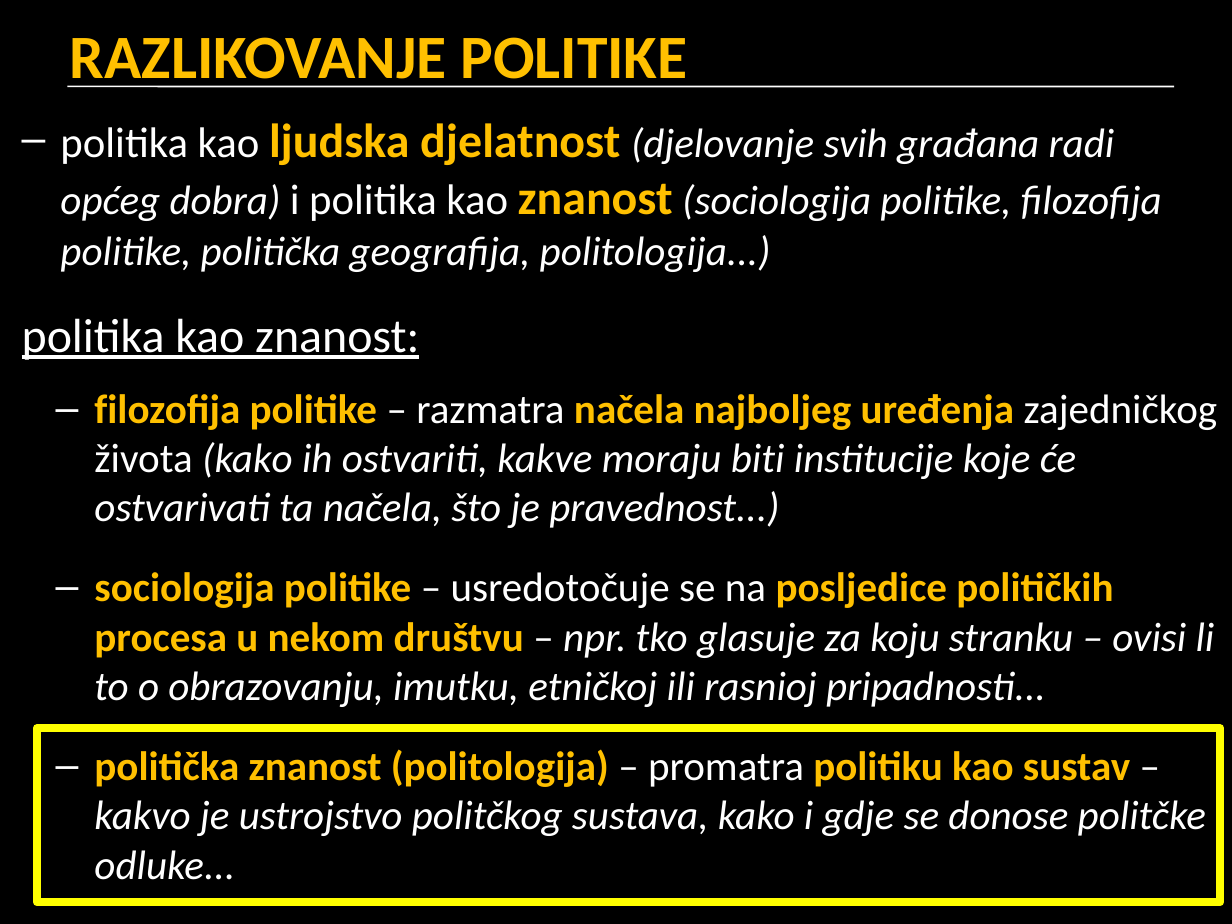
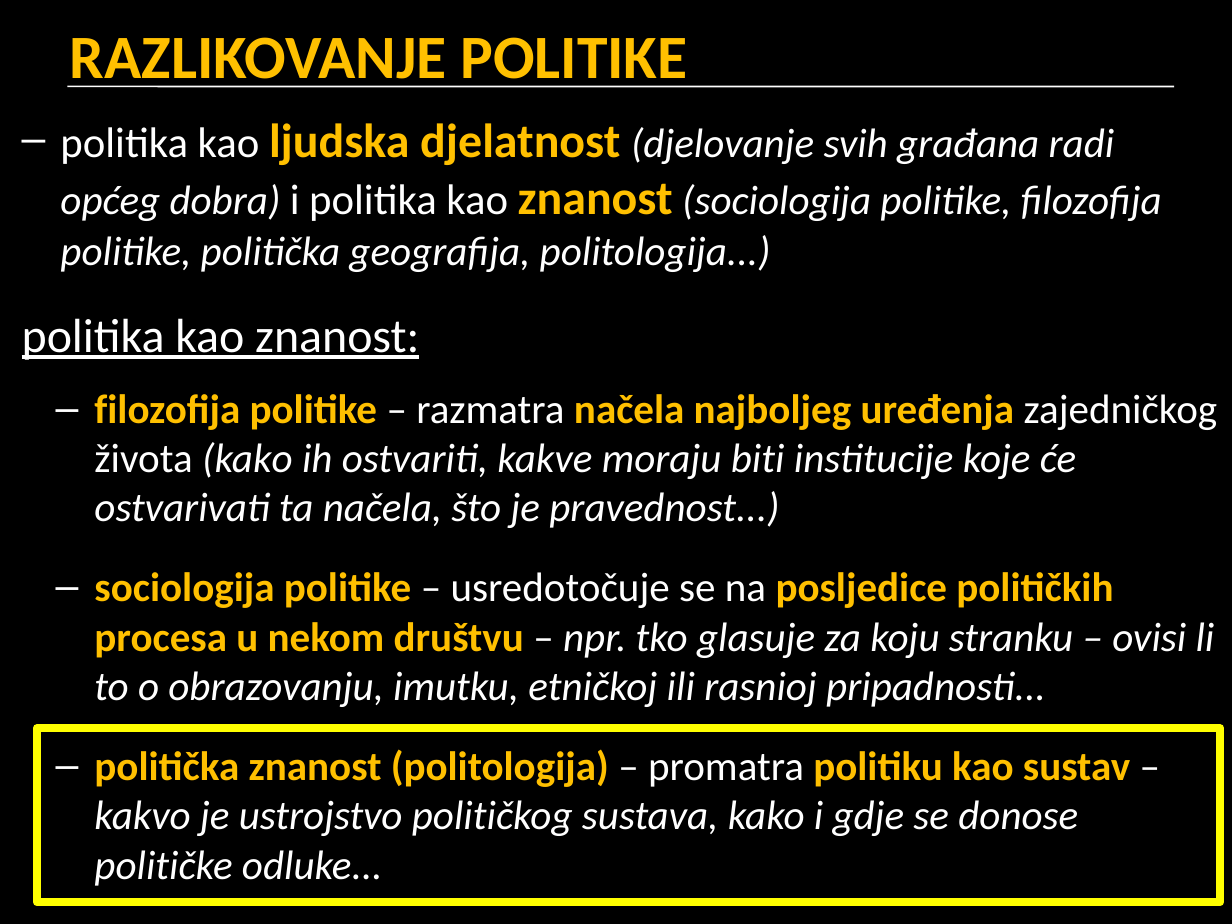
Before and after one commit to cornx/print, a slide deck: slide 9 of data/prezentacije/politika/001_pojam_politike.pptx. Drawn at 1232x924 pixels with LibreOffice and Linux fonts; fonts in the diff are those of the drawing. Boxes give left, top, right and bottom in pixels: in the first picture for what was removed or moved away, otherwise in the second. Text is boxed around its words. In the diff, an @@ line names an element or a change of style, - is before the commit and + after.

```diff
--- a/data/prezentacije/politika/001_pojam_politike.pptx
+++ b/data/prezentacije/politika/001_pojam_politike.pptx
@@ text at (94,749,1130,886): text changed @@
-– politička znanost (politologija) – promatra politiku kao sustav – kakvo je ustrojstvo politčkog sustava, kako i gdje se donose politčke odluke...
+– politička znanost (politologija) – promatra politiku kao sustav – kakvo je ustrojstvo političkog sustava, kako i gdje se donose političke odluke...
```
Also in this commit, not shown: 4 other slides changed, 1 slide added, 1 slide removed.
